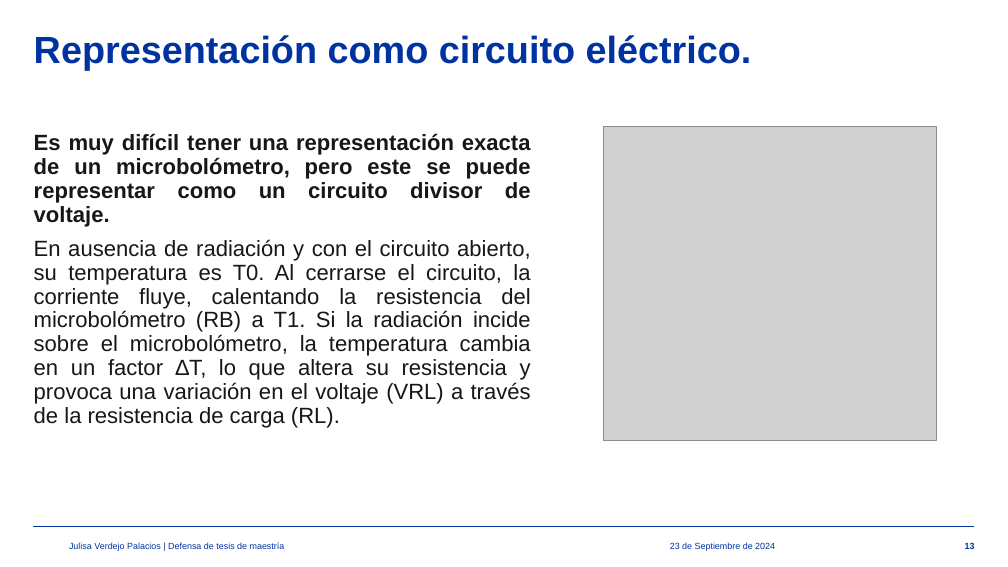
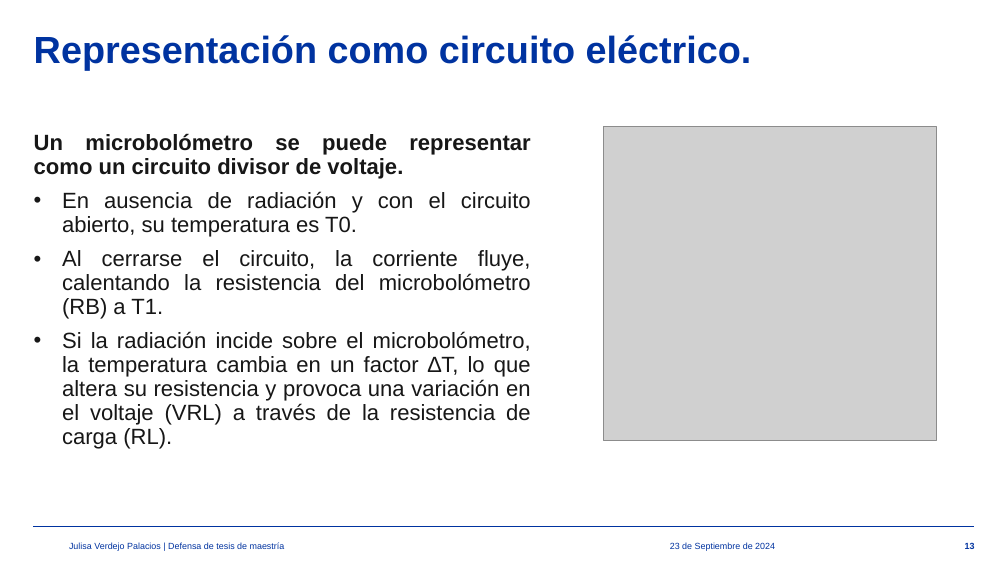
Before and after one commit to julisaverdejo/tesis_maestria, a slide deck: slide 13 of presentacion/presentacion_maestria.pptx. Drawn at 1008x567 pixels with LibreOffice and Linux fonts; fonts in the diff are those of the drawing; grey boxes stand for pictures; background and template pictures are left out. Boxes give left, top, right and bottom in pixels: in the first picture for what was removed or moved away, otherwise in the second. Text is boxed around its words. In the diff, an @@ line names an element or a change of style, - is before the commit and + after.

```diff
--- a/presentacion/presentacion_maestria.pptx
+++ b/presentacion/presentacion_maestria.pptx
@@ text at [34, 133, 531, 449]: text changed @@
-Es muy difícil tener una representación exacta de un microbolómetro, pero este se puede representar como un circuito divisor de voltaje.
-En ausencia de radiación y con el circuito abierto, su temperatura es T0. Al cerrarse el circuito, la corriente fluye, calentando la resistencia del microbolómetro (RB) a T1. Si la radiación incide sobre el microbolómetro, la temperatura cambia en un factor ∆T, lo que altera su resistencia y provoca una variación en el voltaje (VRL) a través de la resistencia de carga (RL).
+Un microbolómetro se puede representar como un circuito divisor de voltaje.
+• En ausencia de radiación y con el circuito abierto, su temperatura es T0.
+• Al cerrarse el circuito, la corriente fluye, calentando la resistencia del microbolómetro (RB) a T1.
+• Si la radiación incide sobre el microbolómetro, la temperatura cambia en un factor ∆T, lo que altera su resistencia y provoca una variación en el voltaje (VRL) a través de la resistencia de carga (RL).
```
Also in this commit, not shown: 11 other slides changed, 3 other files.
